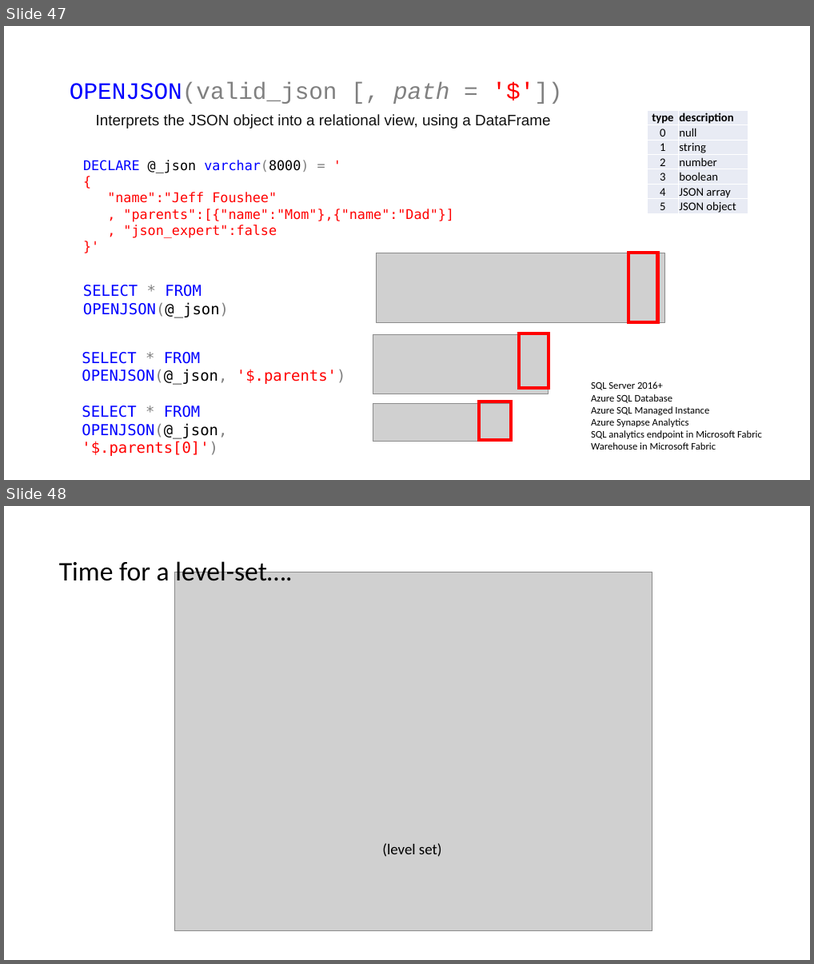
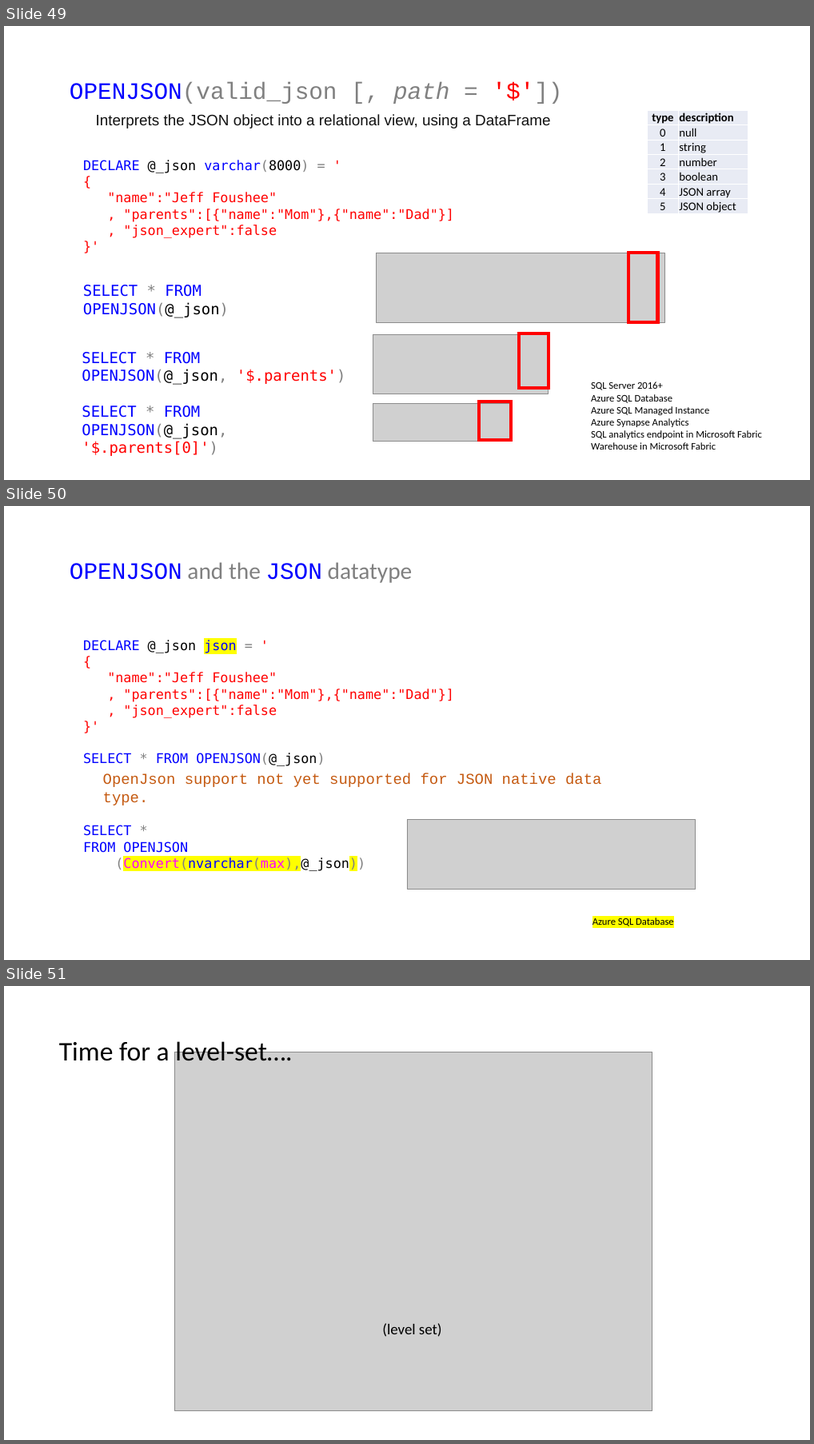
Before and after one commit to jbfoushee/MyPresentations, a slide deck: TSQL_JSON_Operators/TSQL_JSON_Operators.pptx. Shown one above the other, each under a label of ours: slides 47 and 48 before the commit, slides 49, 50 and 51 after it. The pictures are 814x964 and 814x1444 pixels, drawn with LibreOffice and Linux fonts; fonts in the diff are those of the drawing; grey boxes stand for pictures. Boxes give left, top, right and bottom in pixels: in the first picture for what was removed or moved away, otherwise in the second. Text is boxed around its words. In the diff, an @@ line names an element or a change of style, - is before the commit and + after.

```diff
--- a/TSQL_JSON_Operators/TSQL_JSON_Operators.pptx
+++ b/TSQL_JSON_Operators/TSQL_JSON_Operators.pptx
@@ slide 50 added at (4,506,810,960), background #FFFFFF @@
@@ text added at (70,562,413,583), 28 pt, text #808080 @@
+OPENJSON and the JSON datatype
@@ text added at (83,640,454,766), 16 pt, text #FF0000 @@
+DECLARE @_json json = '
+{
+"name":"Jeff Foushee"
+, "parents":[{"name":"Mom"},{"name":"Dad"}]
+, "json_expert":false
+}'
+SELECT * FROM OPENJSON(@_json)
@@ text added at (103,773,602,787), 18 pt, text #C55A11 @@
+OpenJson support not yet supported for JSON native data type.
@@ text added at (83,824,366,872), 16 pt, text #0000FF @@
+SELECT *
+FROM OPENJSON
+(Convert(nvarchar(max),@_json))
@@ picture added at (407,820,696,889) @@
@@ text added at (593,917,674,926), 12 pt, text #000000 @@
+Azure SQL Database
@@ what was slide 47 is now slide 49 @@
@@ what was slide 48 is now slide 51 @@
```
Also in this commit, not shown: 3 slides changed, 2 other slides added, 5 other files.
